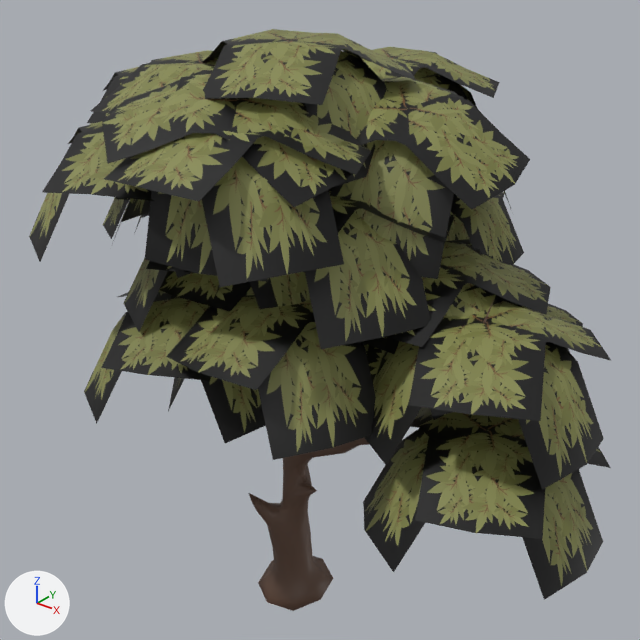
What one commit did to the FBX model Assets/Models/Enviroment/Trees/Chilco.fbx.
Rendered twice from a camera (50 mm lens) standing at (5.23, -6.08, 7.23) and looking at (0.12, 0.31, 3.27). Arrows for +X, +Y and +Z are at lower left; the lights stay in place. Where no turn or scale is listed for an object, it has been applied to the vertices.
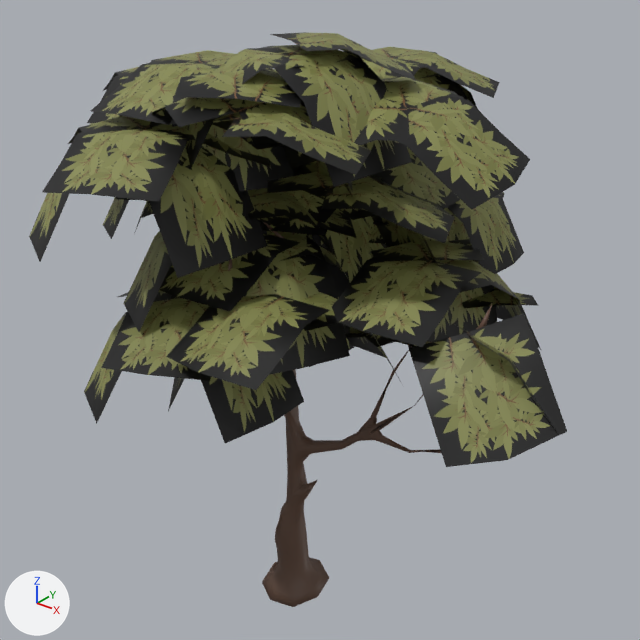
Where the newer file only moved an object's origin or applied its transform, the numbers keep the older frame.

The change, as a diff of the scene's bpy script:
```diff
--- a/Assets/Models/Enviroment/Trees/Chilco.fbx.py
+++ b/Assets/Models/Enviroment/Trees/Chilco.fbx.py
@@ me_plane_029 @@
 # used by ob_plane_006; location = (-0.5, -0.92, 3.79)
-me_plane_029.from_pydata(...)  # 1920 vertices, 960 faces; spans x -2.21..3.86, y -1.21..3.66, z -1.78..2.32
+me_plane_029.from_pydata(...)  # 1940 vertices, 1578 faces; spans x -2.21..3.55, y -1.21..3.66, z -3.87..2.32
+# me_plane_029 part 1: the loose piece of 12 vertices spanning x -0.1..1.23, y -0.71..0.62, z 0.6..0.96 is moved by (-0.72, 1.21, 0.13)
+# me_plane_029 part 2: the loose piece of 12 vertices spanning x 0.88..1.89, y 1.02..2.04, z -0.66..0.06 is turned 12.8 degrees about the z axis through its middle and scaled by 1.24, then moved by (-1.11, -0.06, -0.15)
+# me_plane_029 part 3: the loose piece of 12 vertices spanning x 2.15..3.48, y -0.12..1.21, z -0.15..0.21 is multiplied about its middle by the matrix ((-0.21, -0.952, 0.222), (0.838, -0.059, 0.543), (-0.504, 0.3, 0.81)), then moved by (0.05, 0.36, -0.25)
+# me_plane_029 part 4: the loose piece of 12 vertices spanning x 2.32..3.65, y -0.2..1.13, z -1.12..-0.77 is multiplied about its middle by the matrix ((0.937, -0.332, 0.107), (0.338, 0.791, -0.51), (0.084, 0.514, 0.854)), then moved by (-0.12, 0.12, 0.74)
+# me_plane_029 part 5: a new loose piece of 523 vertices spanning x -1.61..2.69, y -0.08..2.8, z -3.87..1.83, in mat_tronco (picture img_paleta_png)
+# me_plane_029 part 6: 23 loose pieces with 276 vertices, spanning x -0.47..3.86, y -1.16..2.54, z -1.78..2.32, are deleted
+# me_plane_029 part 7
+# 228 vertices are removed from x -0.81..3.7, y -0.29..3.33, z -1.78..1.69
+# 114 faces are deleted
 me_plane_029.materials.append(mat_hojas)
+me_plane_029.materials.append(mat_tronco)  # picture img_paleta_png
@@ ob_plane @@
-ob_plane = bpy.data.objects.new('Plane', me_plane_017)
-ob_plane.location = (0.0, 0.0, 0.0)
```

What differs and where, as boxes (x1, y1, x2, y2) in the pictures (640 x 640 px; the box of a moved part takes in the faces that stretch with it):
'Plane.006', reshaped (8% narrower): before (29, 29, 611, 600); after (29, 32, 567, 607)
'Plane', deleted (brown): before (249, 300, 494, 611)
part 1 of me_plane_029, moved or reshaped (not visible afterwards): before (146, 261, 193, 273)
part 2 of me_plane_029, moved or reshaped (not visible before): after (309, 297, 355, 367)
part 3 of me_plane_029, moved or reshaped: before (409, 321, 546, 421); after (457, 326, 560, 436)
part 4 of me_plane_029, moved or reshaped: before (415, 430, 545, 539); after (409, 313, 567, 467)
part 5 of me_plane_029, added (brown): after (228, 222, 492, 607)
part 6 of me_plane_029, deleted: before (102, 29, 604, 600)
part 7 of me_plane_029, deleted: before (209, 241, 611, 572)
